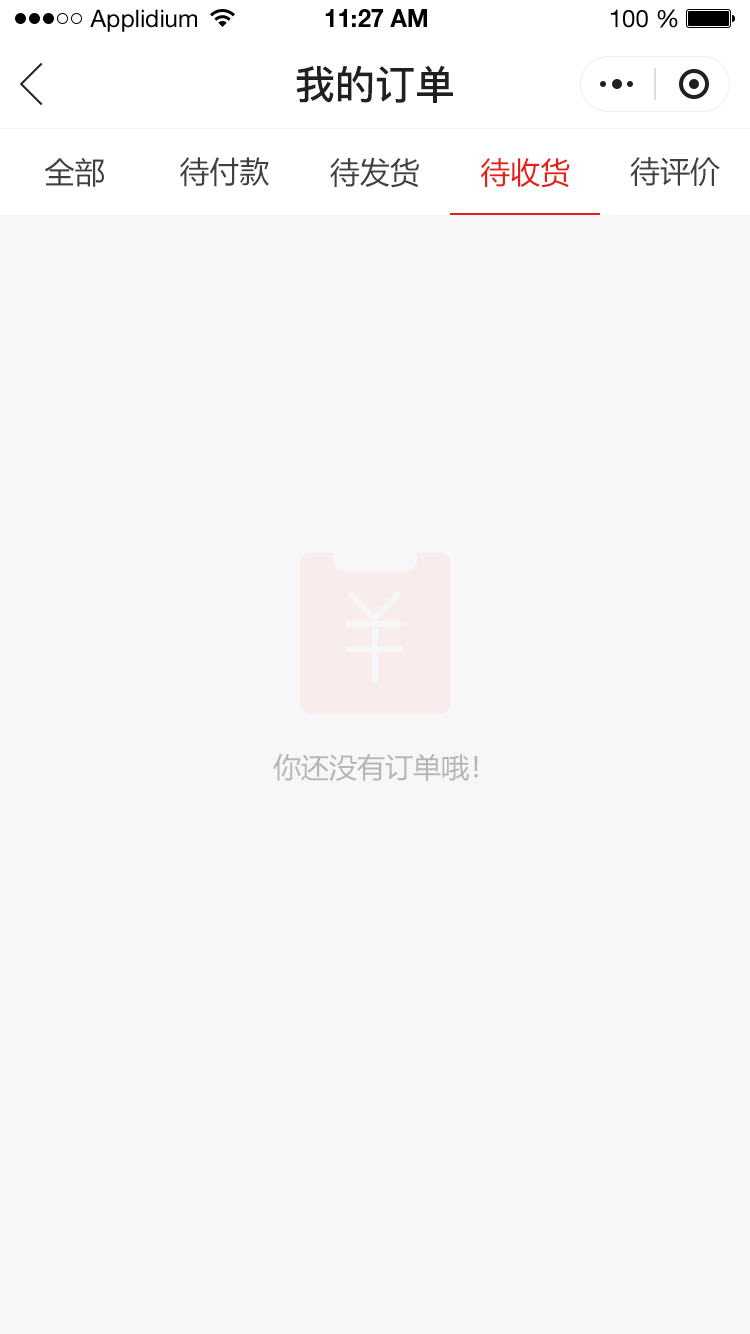
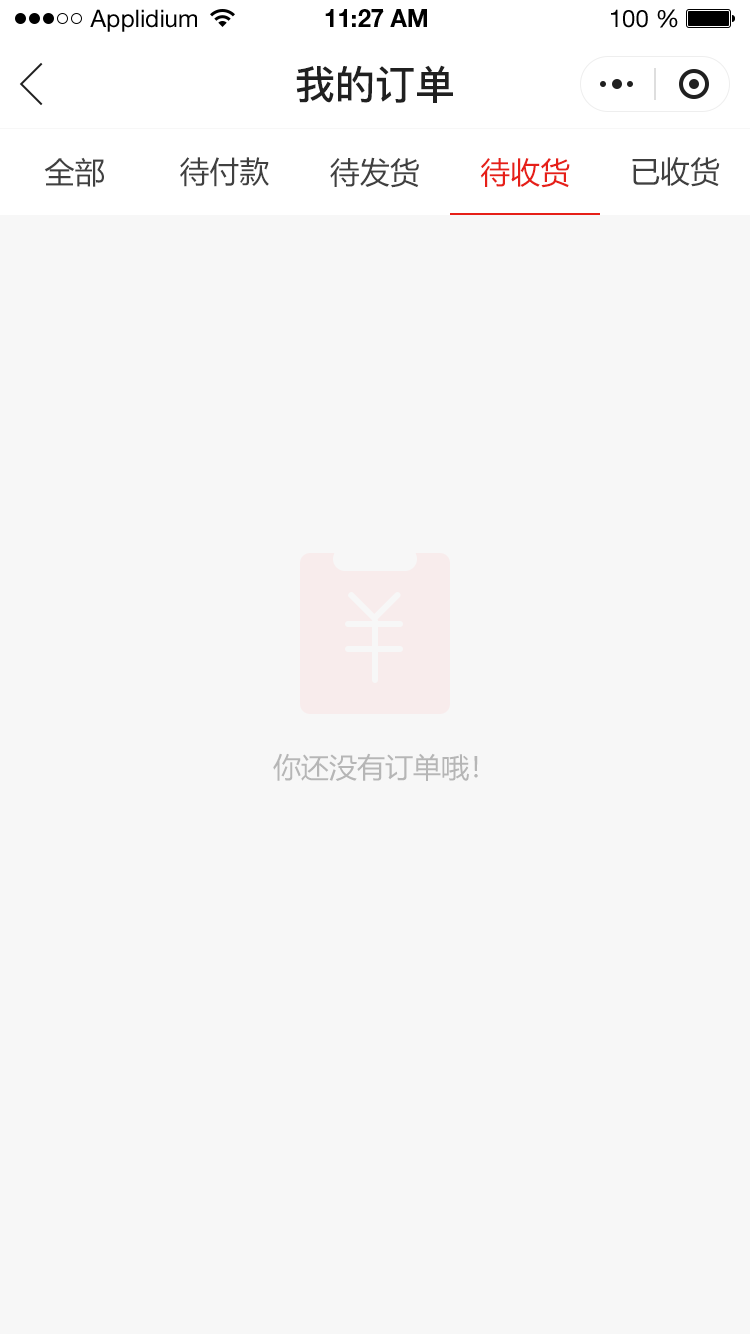
Before/after of a 750×1334 layered artwork. What changed in the layer stack:
renamed "待评价" to "已收货", painted on it over (630, 157, 720, 187)
